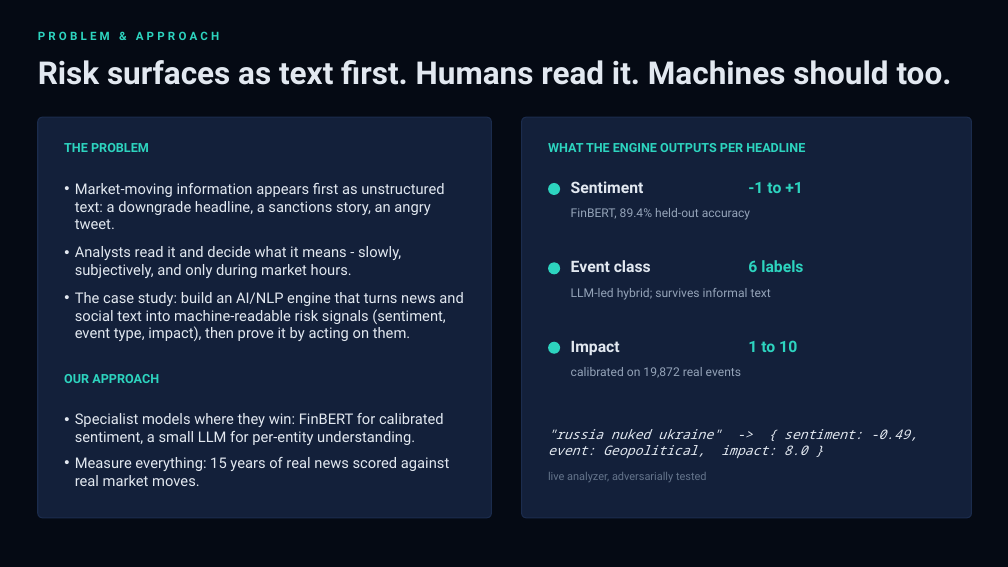
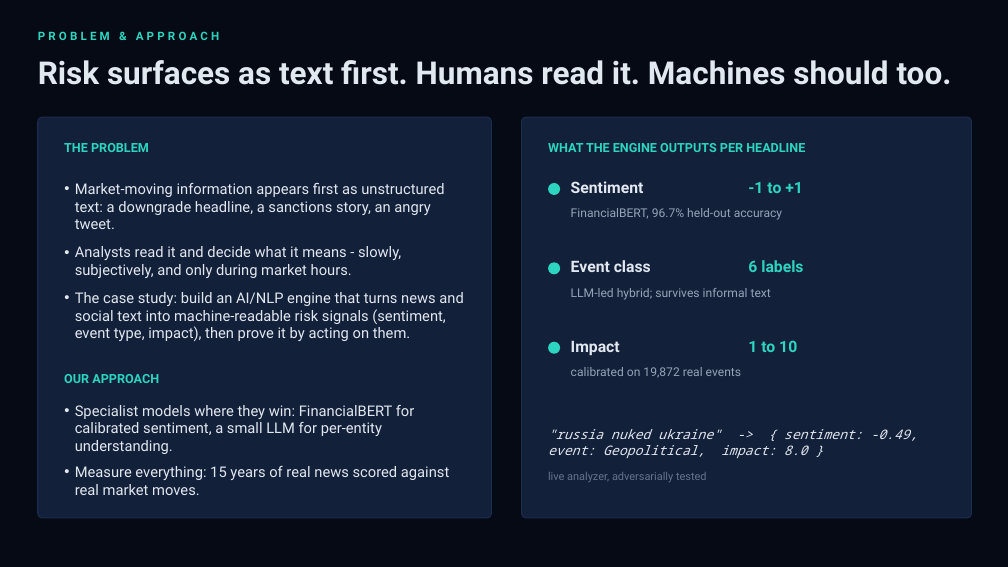
Before and after one commit to SachinGoyal94/TIET-SachinGoyal-Hackathon, a slide deck: slide 2 of docs/presentation.pptx. Drawn at 1008x567 pixels with LibreOffice and Linux fonts; fonts in the diff are those of the drawing. Boxes give left, top, right and bottom in pixels: in the first picture for what was removed or moved away, otherwise in the second. Text is boxed around its words. In the diff, an @@ line names an element or a change of style, - is before the commit and + after.

```diff
--- a/docs/presentation.pptx
+++ b/docs/presentation.pptx
@@ text at <box>571,208,782,220</box>: text changed @@
-FinBERT, 89.4% held-out accuracy
+FinancialBERT, 96.7% held-out accuracy
@@ text at <box>75,405,414,454</box>: text changed @@
-• Specialist models where they win: FinBERT for calibrated sentiment, a small LLM for per-entity understanding.
+• Specialist models where they win: FinancialBERT for calibrated sentiment, a small LLM for per-entity understanding.
```
Also in this commit, not shown: 4 other slides changed, 3 other files.
